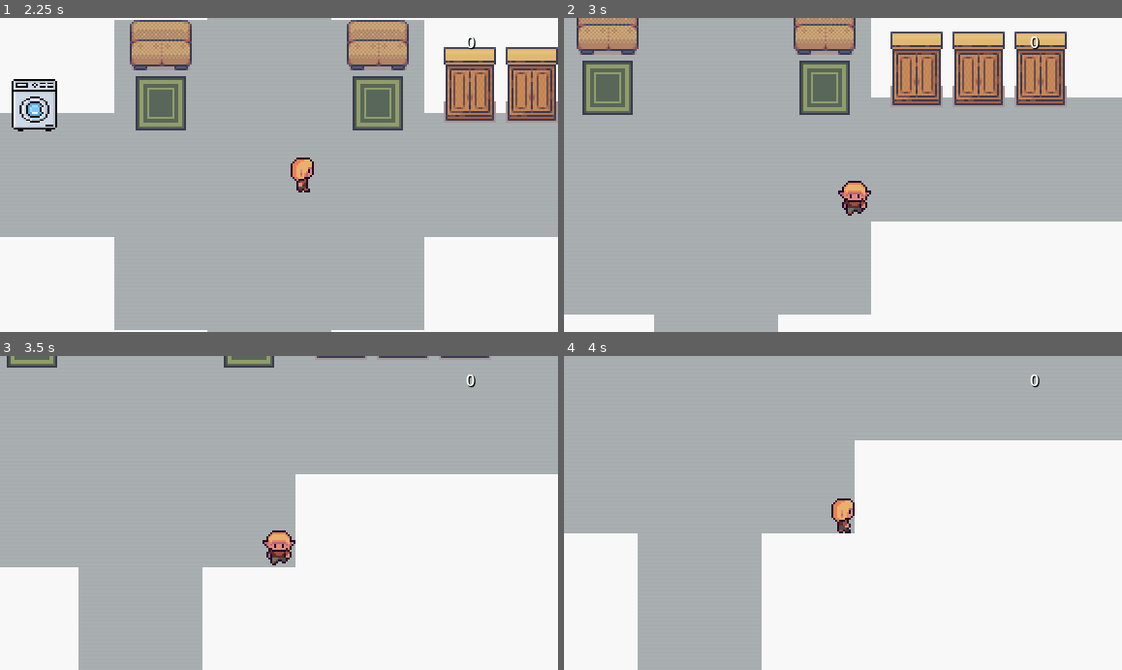
Above: before the commit, frames 1-4 (two rows, left to right).
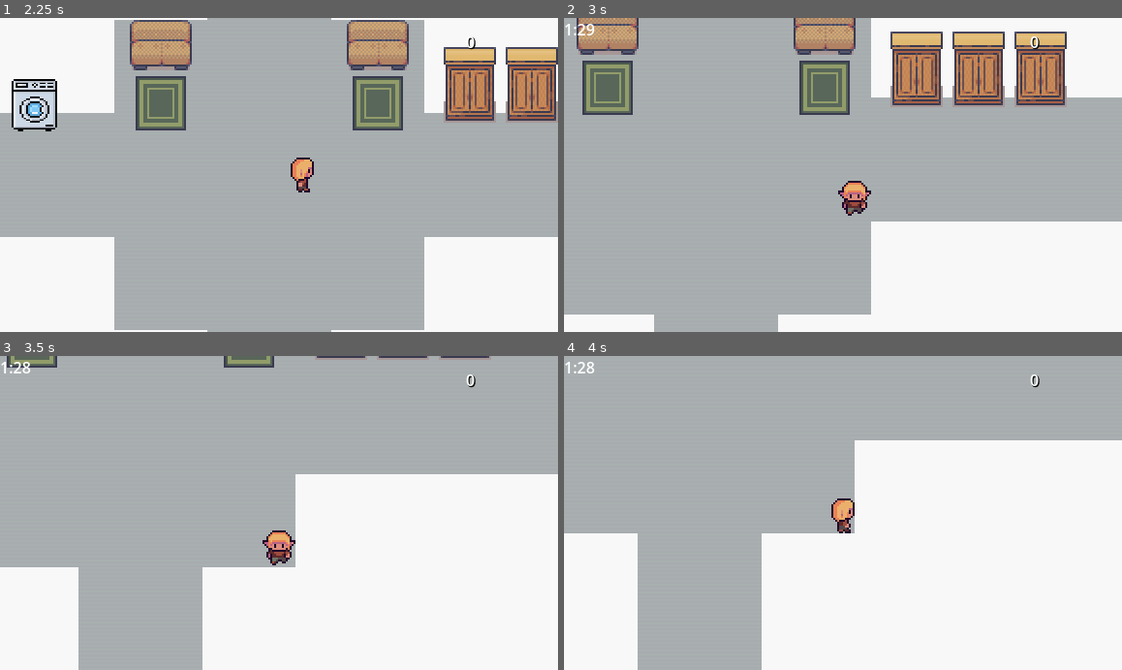
Above: after the commit, the same moments.

Repository: CIStudio/Economy_Race
Game: Godot game, scene res://Scenes/menu/menu.tscn
Same seed, same stepped clock (60 frames per second), same inputs: the game is played once before the commit and once after it.
Inputs:
- Up to frame 1 (2.25 s): click "PLAY" at 0.5 s; click "1" at 1.25 s; tap Enter at 2 s; hold D (right) from 2.03 s (still down); tap F (off) at 2.1 s
- Up to frame 2 (3 s): release D (right) at 2.78 s; hold S (down) from 2.78 s (still down); tap E (take) at 2.85 s
- Up to frame 3 (3.5 s): keep holding S (down)
- Up to frame 4 (4 s): release S (down) at 3.53 s; hold D (right) from 3.53 s (still down); tap F (off) at 3.6 s

Frame 1 is identical in both runs. In frame 2, less than 0.1% of the frame differs, in the area x 0-6%, y 1-6%; in frame 3, less than 0.1%; in frame 4, less than 0.1%.

Commit message:
ne_commit 18

Diff:
--- a/economy_race/Scenes/levels/1_level/level_1.tscn
+++ b/economy_race/Scenes/levels/1_level/level_1.tscn
@@ -56,5 +56,6 @@
 [connection signal="pressed" from="CanvasLayer/Pause menu/Panel/VBoxContainer/Resume" to="Meneger" method="_on_resume_pressed"]
 [connection signal="pressed" from="CanvasLayer/Pause menu/Panel/VBoxContainer/Restart" to="Meneger" method="_on_restart_pressed"]
 [connection signal="pressed" from="CanvasLayer/Pause menu/Panel/VBoxContainer/Quit" to="Meneger" method="_on_quit_pressed"]
+[connection signal="timeout" from="Timer" to="Meneger" method="_on_timer_timeout"]
 
 [editable path="CanvasLayer/Pause menu"]
